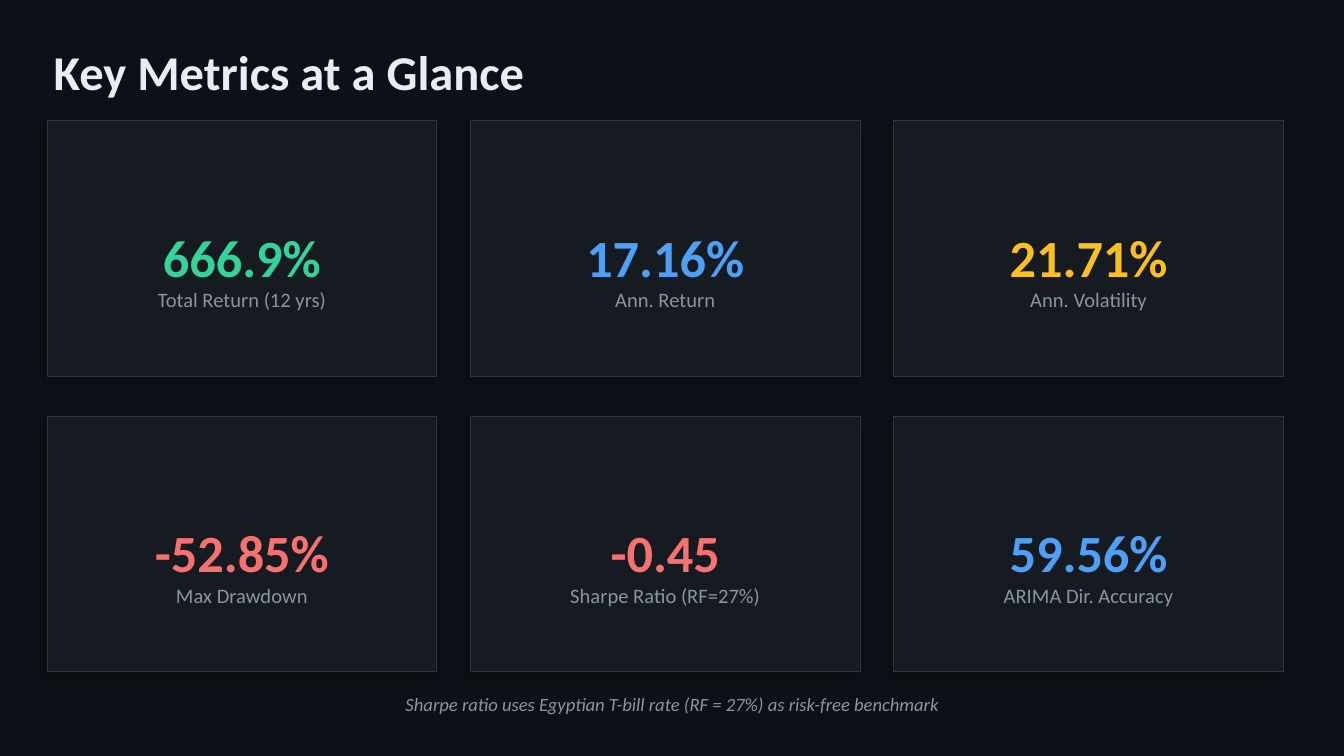
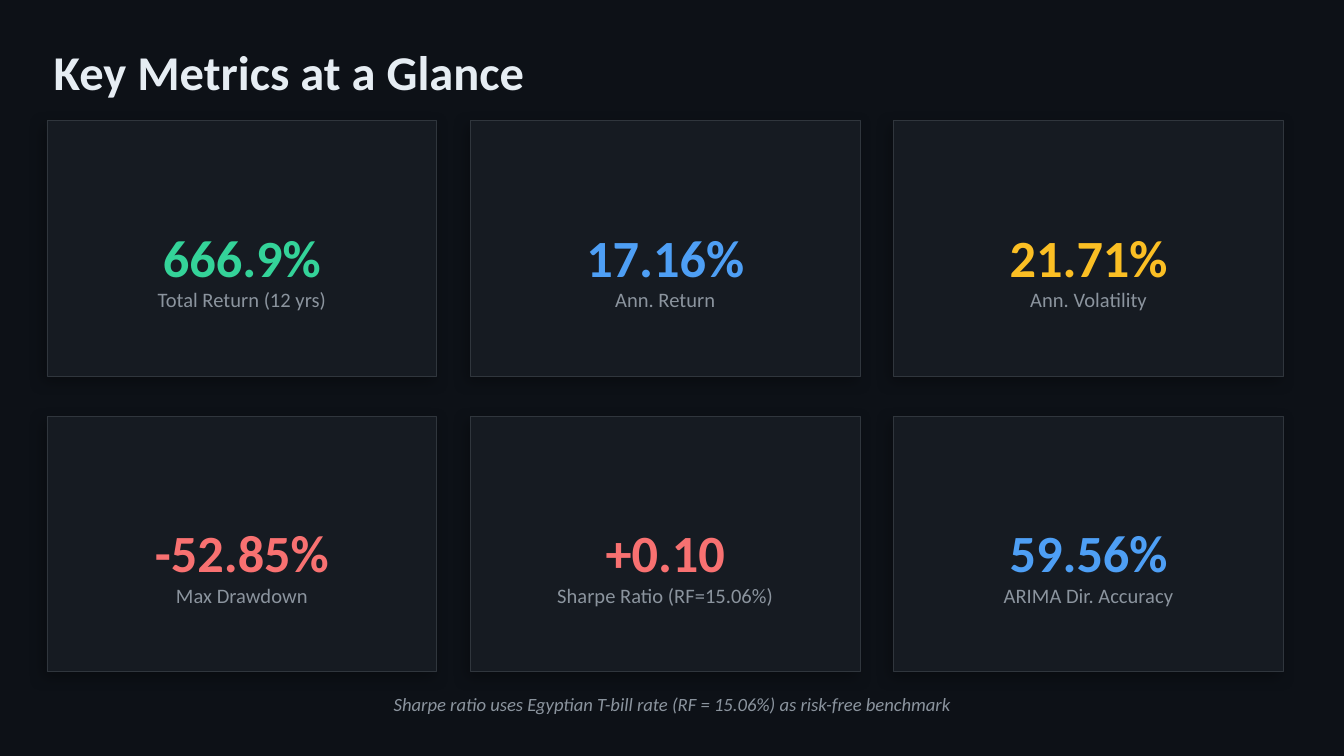
Before and after one commit to markraouf10/EGX30-Analysis, a slide deck: slide 4 of report/EGX30_Presentation.pptx. Drawn at 1344x756 pixels with LibreOffice and Linux fonts; fonts in the diff are those of the drawing. Boxes give left, top, right and bottom in pixels: in the first picture for what was removed or moved away, otherwise in the second. Text is boxed around its words. In the diff, an @@ line names an element or a change of style, - is before the commit and + after.

Commit message:
Fix Sharpe ratio: RF updated from 27% to 15.06% avg CBE rate (2014-2025)

```diff
--- a/report/EGX30_Presentation.pptx
+++ b/report/EGX30_Presentation.pptx
@@ text at (x1=606, y1=537, x2=725, y2=573): text changed @@
--0.45
++0.10
@@ text at (x1=557, y1=588, x2=773, y2=606): text changed @@
-Sharpe Ratio (RF=27%)
+Sharpe Ratio (RF=15.06%)
@@ text at (x1=394, y1=697, x2=950, y2=714): text changed @@
-Sharpe ratio uses Egyptian T-bill rate (RF = 27%) as risk-free benchmark
+Sharpe ratio uses Egyptian T-bill rate (RF = 15.06%) as risk-free benchmark
```
Also in this commit, not shown: 5 other slides changed, 5 other files.
